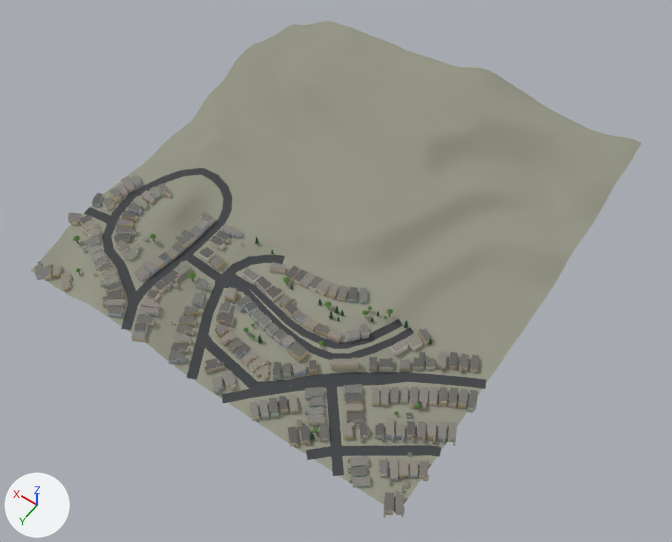
What one commit did to the glTF model public/tiles/sf/t-7_19.glb.
Camera for both pictures: a 50 mm camera at (-3665.0, -9169.0, 940.0) aimed at (-3285.0, -9701.0, 103.0). Arrows for +X, +Y and +Z are at lower left; the lights stay in place. The first picture is the older version. Where no turn or scale is listed for an object, it has been applied to the vertices. Vertices at exactly the same position are counted once.

Names of what the first picture shows: 'buildings', 'ground', 'roads' and 1 more.
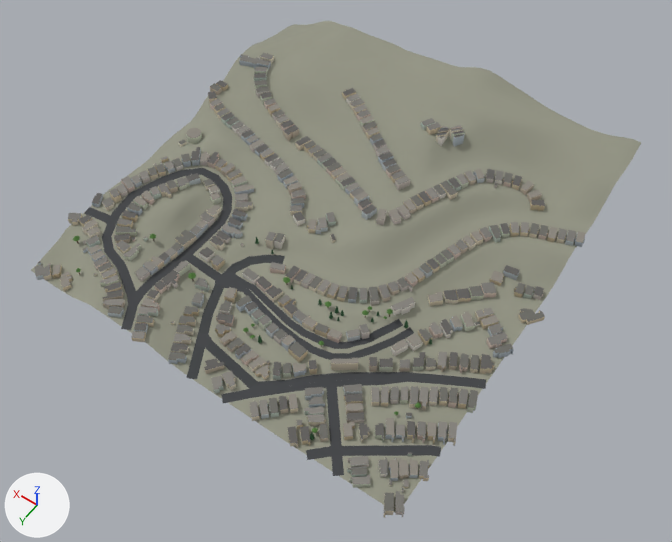
Edits to the scene script, one JSON object a line:
```json
{"block": "me_buildings", "where": "# used by ob_buildings; location = (-3250.0, -9750.0, 0.0)"}
{"op": "remove", "block": "me_buildings", "code": "me_buildings.from_pydata(...)  # 3270 vertices, 4516 faces; spans x -258.0..259.0, y 63.0..260.0, z 94.0..139.0"}
{"op": "add", "block": "me_buildings", "code": "me_buildings.from_pydata(...)  # 6470 vertices, 8940 faces; spans x -262.0..259.0, y -160.0..260.0, z 94.0..186.0"}
{"block": "me_buildings", "change": "me_buildings part 1: the loose piece of 10 vertices spanning x 96.0..108.0, y 196.0..208.0, z 113.0..120.0 is copied, and the copy is scaled about its middle by (1.53, 0.934, 1.22), then moved by (-307.0, -248.0, 10.0); it spans x -213.0..-196.0, y -52.0..-41.0, z 122.0..131.0"}
{"block": "me_buildings", "change": "me_buildings part 2: the loose piece of 8 vertices spanning x -9.0..0.0, y 81.0..99.0, z 114.0..122.0 is copied, and the copy is turned -17.6 degrees about the z axis through its middle and scaled by 0.959, then moved by (116.0, -112.0, 20.0); it spans x 105.0..117.0, y -31.0..-13.0, z 134.0..142.0"}
{"block": "me_buildings", "change": "me_buildings part 3: 3182 vertices added at x -262.0..252.0, y -160.0..91.0, z 112.0..186.0"}
```

Where the change shows, as pixel boxes (x1, y1, x2, y2) in the pictures (672 x 542 px):
```json
{"object": "buildings", "change": "reshaped", "before": [35, 175, 479, 518], "after": [35, 53, 585, 518], "on screen": "24% wider, 35% taller"}
{"part": 1, "of": "me_buildings", "change": "added", "after": [503, 265, 520, 280]}
{"part": 2, "of": "me_buildings", "change": "added", "after": [264, 153, 279, 167]}
{"part": 3, "of": "me_buildings", "change": "added", "after": [139, 53, 585, 374]}
```
